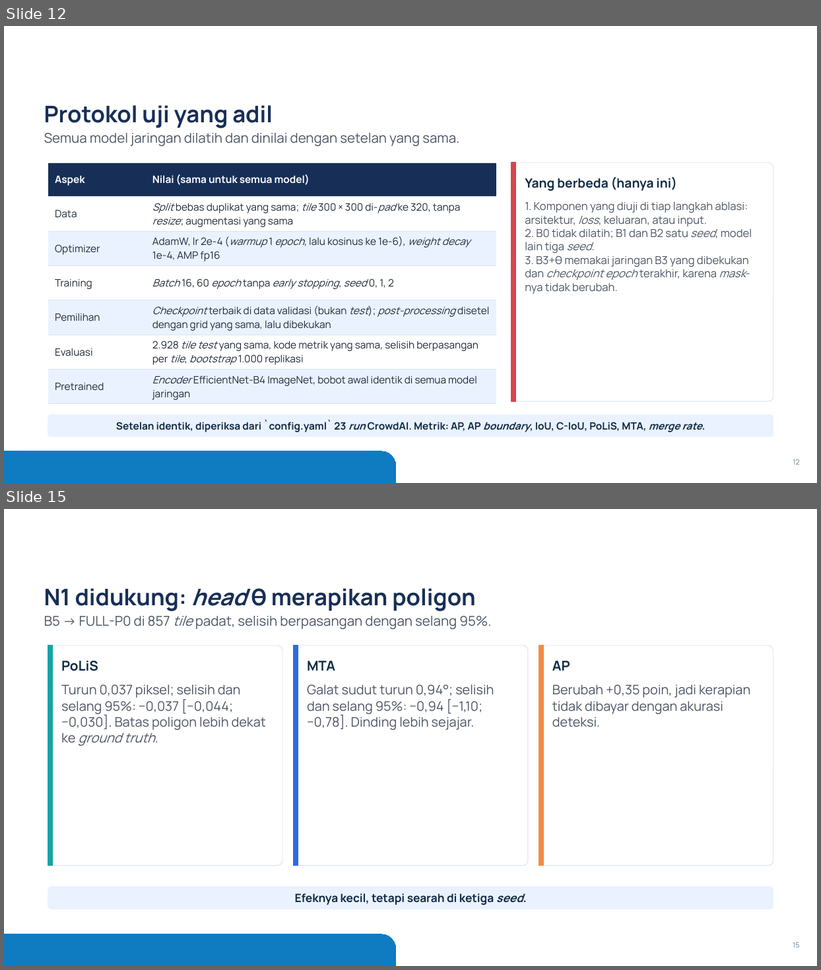
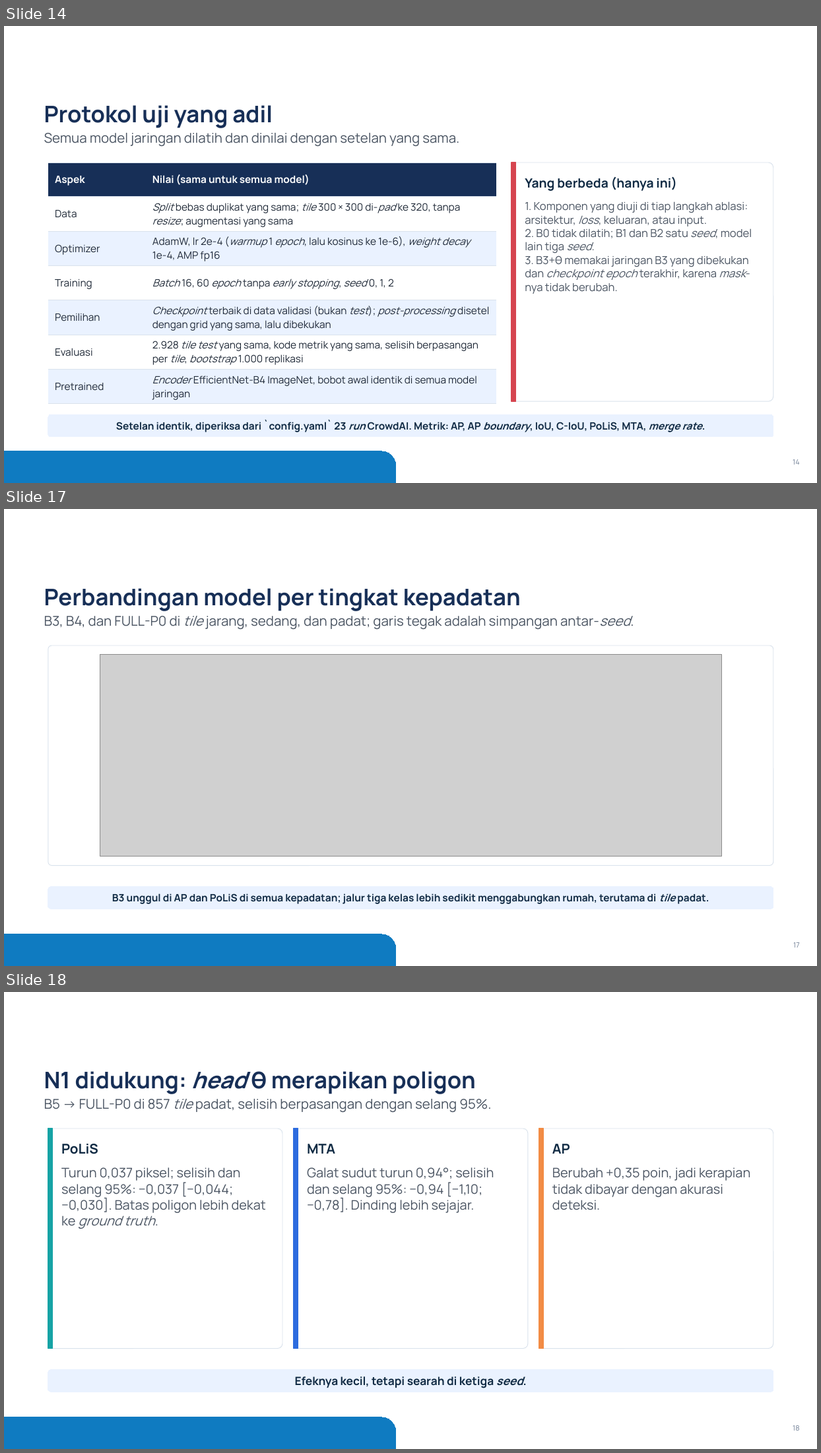
Before and after one commit to mahathirmuh/building-footprint-extraction, a slide deck: slides/densepoly.pptx. Shown one above the other, each under a label of ours: slides 12 and 15 before the commit, slides 14, 17 and 18 after it; the slides between them are not shown. The pictures are 821x970 and 821x1453 pixels, drawn with LibreOffice and Linux fonts; fonts in the diff are those of the drawing; grey boxes stand for pictures; background and template pictures are left out. Boxes give left, top, right and bottom in pixels: in the first picture for what was removed or moved away, otherwise in the second. Text is boxed around its words. In the diff, an @@ line names an element or a change of style, - is before the commit and + after.

Commit message:
Deck: positioning table, label examples, per-density comparison, before/after figure, next steps
scripts/figures.py gains --before-after (image, raw contours of B4, regularized polygons of B5, ground truth) and
--labels-excerpt (two rows of the QA figure of the labels). The deck has 32 slides.

```diff
--- a/slides/densepoly.pptx
+++ b/slides/densepoly.pptx
@@ slide 17 added at bbox=[4, 509, 817, 966], background #FFFFFF; not listed: 1 template element that a slide beside it also shows @@
@@ title added at bbox=[44, 588, 521, 611], 27 pt, text #172F57, bold @@
+Perbandingan model per tingkat kepadatan
@@ text added at bbox=[44, 616, 630, 629], 16 pt, text #4B5563 @@
+B3, B4, dan FULL-P0 di tile jarang, sedang, dan padat; garis tegak adalah simpangan antar-seed.
@@ rounded rectangle added at bbox=[48, 646, 773, 866], fill #FFFFFF, outline #D9E2EC 0.75 pt @@
@@ picture added at bbox=[100, 655, 722, 857] @@
@@ rounded rectangle added at bbox=[48, 887, 773, 909], fill #EAF2FF, outline #EAF2FF 0.75 pt, 12 pt, text #102A43, bold @@
+B3 unggul di AP dan PoLiS di semua kepadatan; jalur tiga kelas lebih sedikit menggabungkan rumah, terutama di tile padat.
@@ page number added at bbox=[793, 943, 800, 948], 8.5 pt, text #718096 @@
+17
@@ what was slide 12 is now slide 14 @@
@@ page number at bbox=[793, 460, 800, 465]: text changed @@
-12
+14
@@ what was slide 15 is now slide 18 @@
```
Also in this commit, not shown: 4 slides changed, 4 other slides added, 7 other files.
